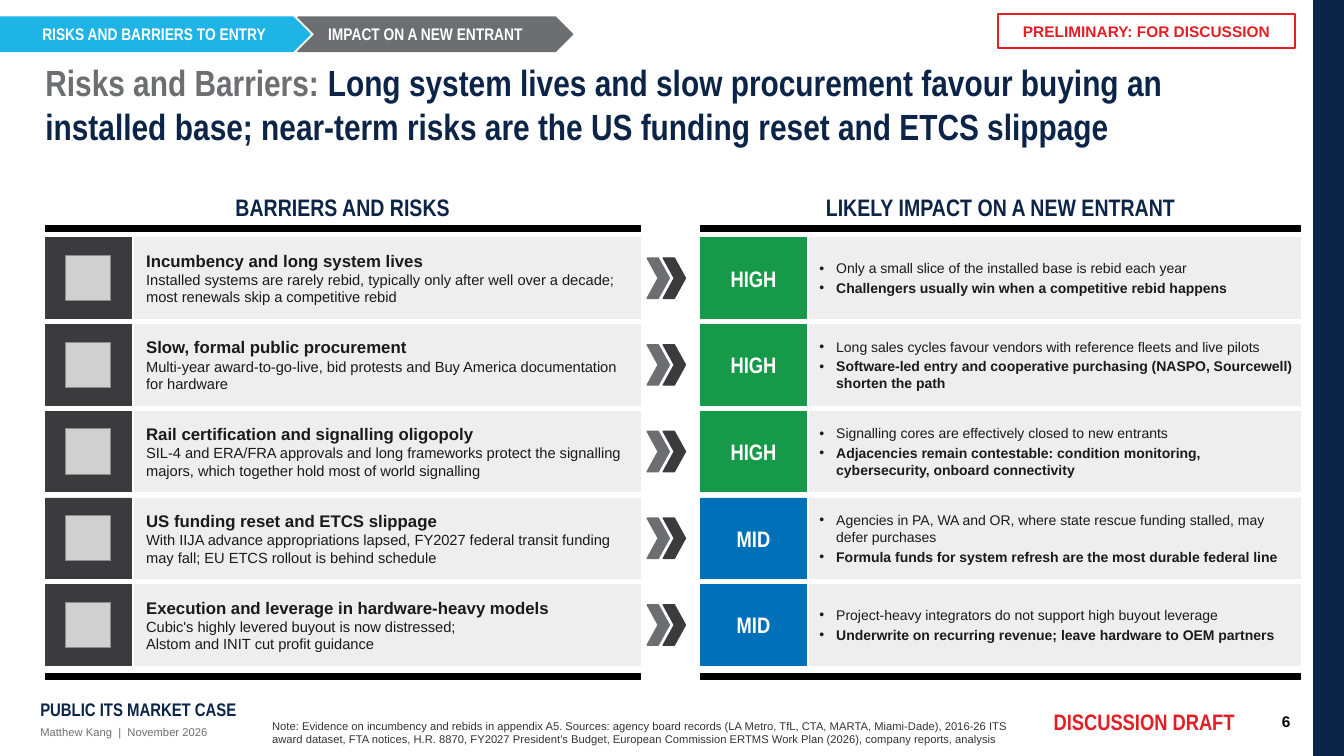
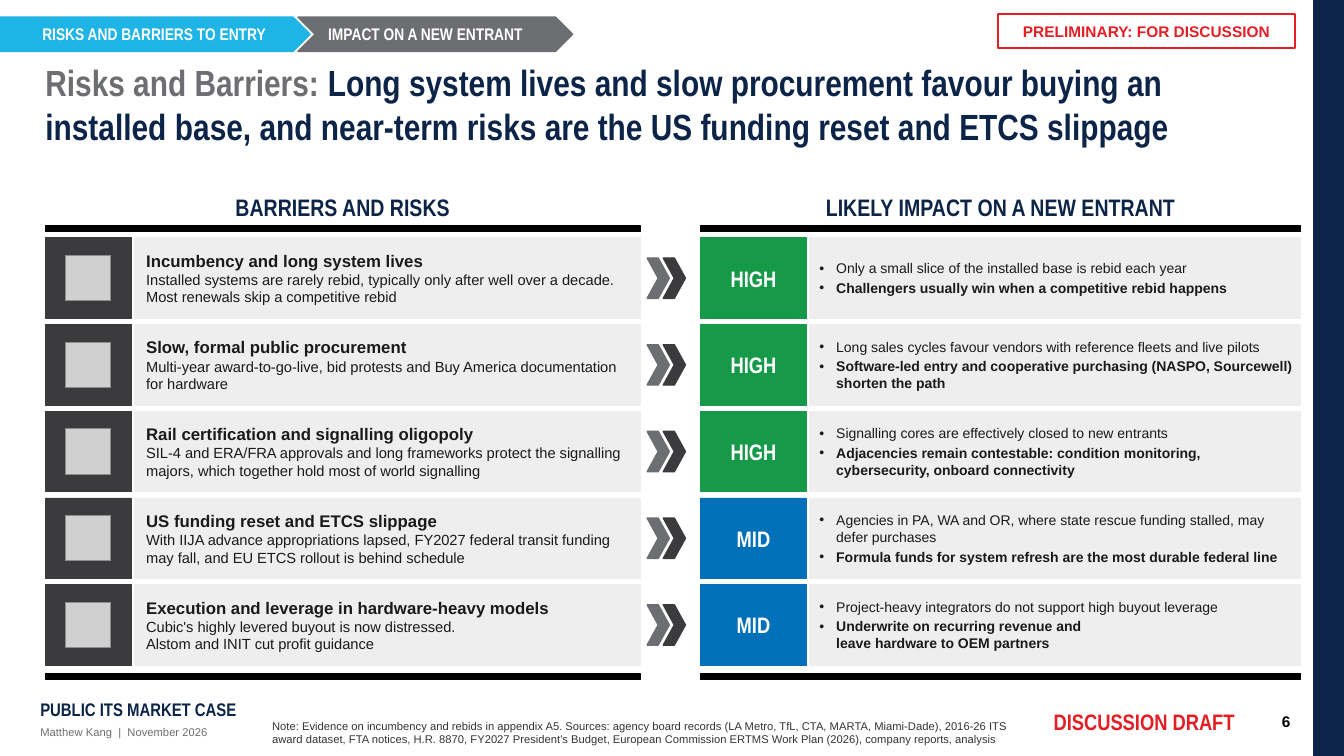
Before and after one commit to matthewkang858/Project-2-, a slide deck: slide 6 of its-market-case/deck/Public_ITS_Market_Case.pptx. Drawn at 1344x756 pixels with LibreOffice and Linux fonts; fonts in the diff are those of the drawing; grey boxes stand for pictures. Boxes give left, top, right and bottom in pixels: in the first picture for what was removed or moved away, otherwise in the second. Text is boxed around its words. In the diff, an @@ line names an element or a change of style, - is before the commit and + after.

```diff
--- a/its-market-case/deck/Public_ITS_Market_Case.pptx
+++ b/its-market-case/deck/Public_ITS_Market_Case.pptx
@@ title at <box>45,69,1168,147</box>: text changed @@
-Risks and Barriers: Long system lives and slow procurement favour buying an installed base; near-term risks are the US funding reset and ETCS slippage
+Risks and Barriers: Long system lives and slow procurement favour buying an installed base, and near-term risks are the US funding reset and ETCS slippage
@@ text at <box>146,274,614,305</box>: text changed @@
-Installed systems are rarely rebid, typically only after well over a decade; most renewals skip a competitive rebid
+Installed systems are rarely rebid, typically only after well over a decade. Most renewals skip a competitive rebid
@@ text at <box>146,534,610,566</box>: text changed @@
-With IIJA advance appropriations lapsed, FY2027 federal transit funding may fall; EU ETCS rollout is behind schedule
+With IIJA advance appropriations lapsed, FY2027 federal transit funding may fall, and EU ETCS rollout is behind schedule
@@ text at <box>146,621,456,652</box>: text changed @@
-Cubic's highly levered buyout is now distressed; Alstom and INIT cut profit guidance
+Cubic's highly levered buyout is now distressed. Alstom and INIT cut profit guidance
@@ text at <box>836,621,1081,651</box>: text changed @@
-• Underwrite on recurring revenue; leave hardware to OEM partners
+• Underwrite on recurring revenue and leave hardware to OEM partners
```
Also in this commit, not shown: 5 other slides changed, 3 other files.
